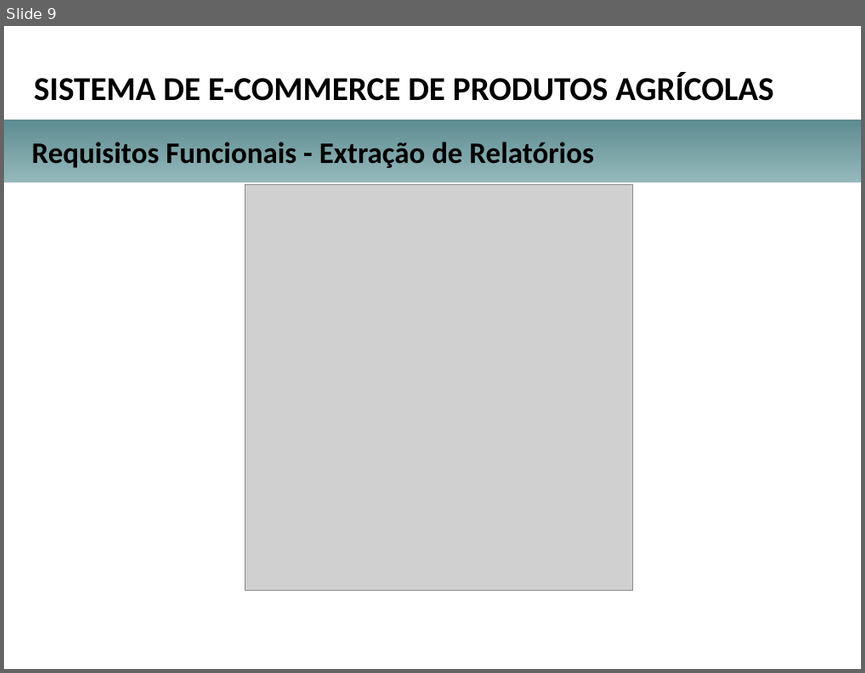
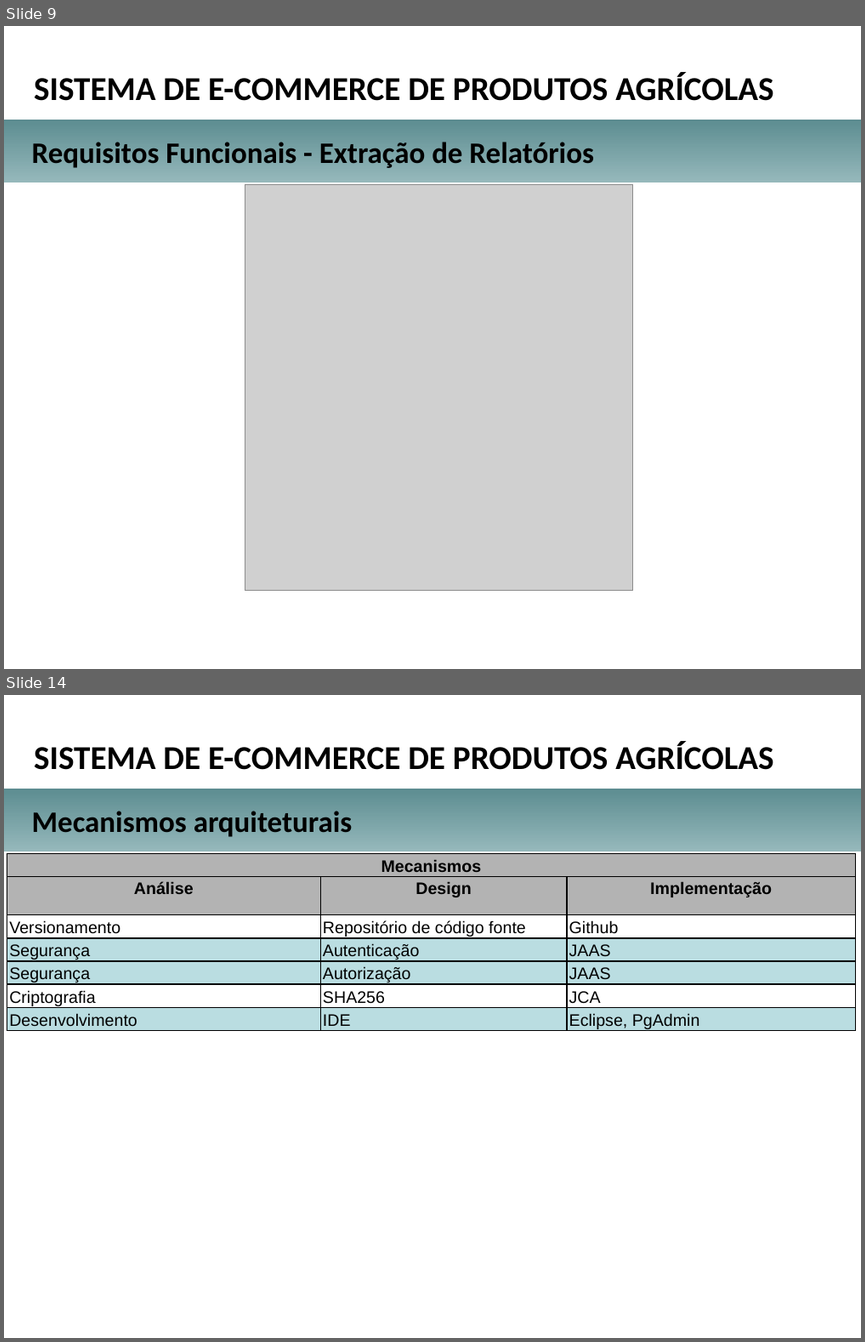
Before and after one commit to herberton/tcc, a slide deck: apresentacao.pptx. Shown one above the other, each under a label of ours: slide 9 before the commit, slides 9 and 14 after it; the slides between them are not shown. The pictures are 865x673 and 865x1342 pixels, drawn with LibreOffice and Linux fonts; fonts in the diff are those of the drawing; grey boxes stand for pictures; background and template pictures are left out. Boxes give left, top, right and bottom in pixels: in the first picture for what was removed or moved away, otherwise in the second. Text is boxed around its words. In the diff, an @@ line names an element or a change of style, - is before the commit and + after.

```diff
--- a/apresentacao.pptx
+++ b/apresentacao.pptx
@@ slide 14 added at (4,695,861,1338), background picture (left out) @@
@@ text added at (34,741,773,770), 28 pt, text #000000, bold @@
+SISTEMA DE E-COMMERCE DE PRODUTOS AGRÍCOLAS
@@ rectangle added at (4,789,861,851), fill gradient #95B8BB to #5D8D91 @@
@@ text added at (32,811,352,837), 25 pt, text #000000, bold @@
+Mecanismos arquiteturais
@@ table added at (7,853,856,1032), 7 rows, 3 columns @@
+Mecanismos |  | 
+Análise | Design | Implementação
+Versionamento | Repositório de código fonte | Github
+Segurança | Autenticação | JAAS
+Segurança | Autorização | JAAS
+Criptografia | SHA256 | JCA
+Desenvolvimento | IDE | Eclipse, PgAdmin
```
Also in this commit, not shown: 6 slides changed, 7 other slides added, 3 slides removed, 1 other file.
